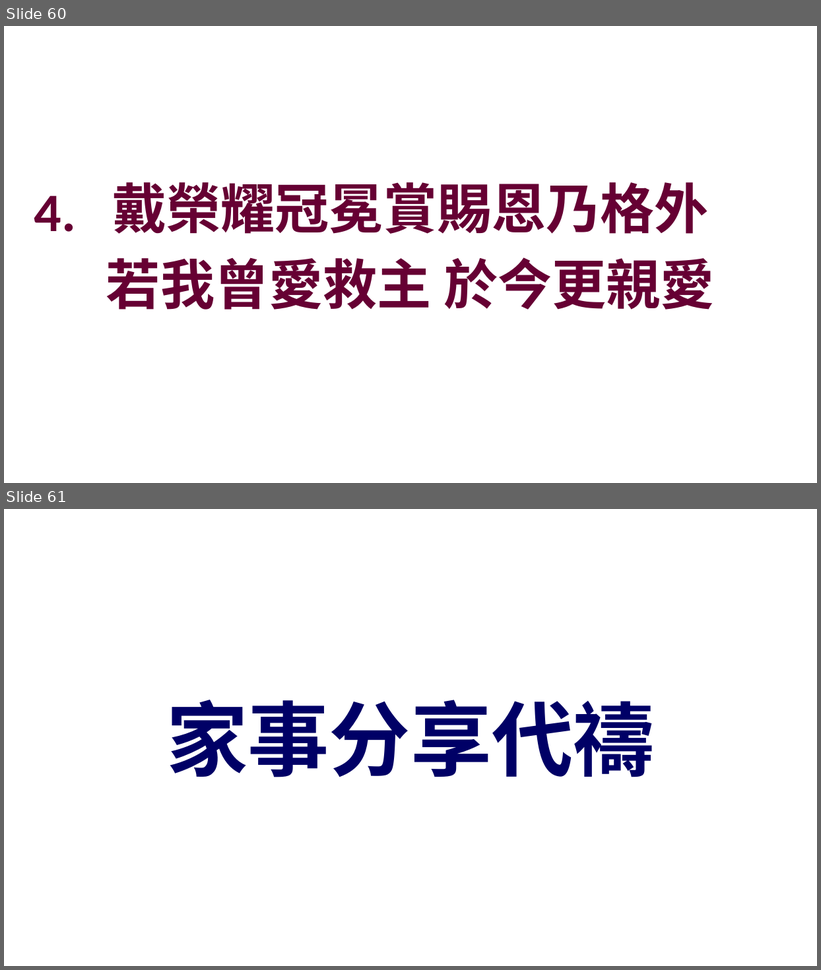
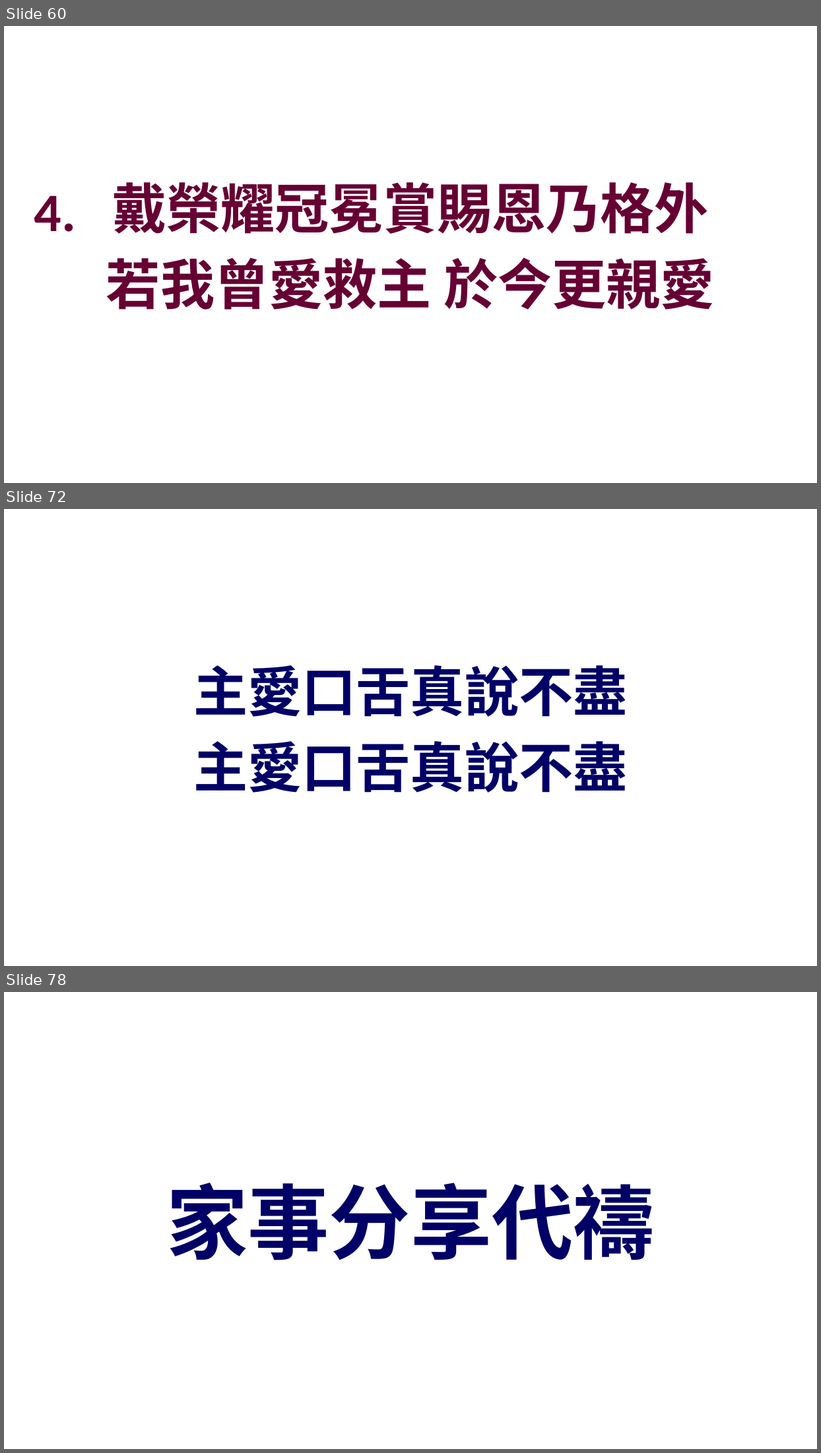
Before and after one commit to batisuoc/other-ppts, a slide deck: 崇拜流程_聖餐禮version.pptx. Shown one above the other, each under a label of ours: slides 60 and 61 before the commit, slides 60, 72 and 78 after it; the slides between them are not shown. The pictures are 821x970 and 821x1453 pixels, drawn with LibreOffice and Linux fonts; fonts in the diff are those of the drawing; background and template pictures are left out. Boxes give left, top, right and bottom in pixels: in the first picture for what was removed or moved away, otherwise in the second. Text is boxed around its words. In the diff, an @@ line names an element or a change of style, - is before the commit and + after.

```diff
--- a/崇拜流程_聖餐禮version.pptx
+++ b/崇拜流程_聖餐禮version.pptx
@@ slide 72 added at (4,509,817,966), background picture (left out) @@
@@ text added at (193,665,627,793), 48 pt, text #000066, bold @@
+主愛口舌真說不盡
+主愛口舌真說不盡
@@ what was slide 61 is now slide 78 @@
```
Also in this commit, not shown: 16 other slides added.
